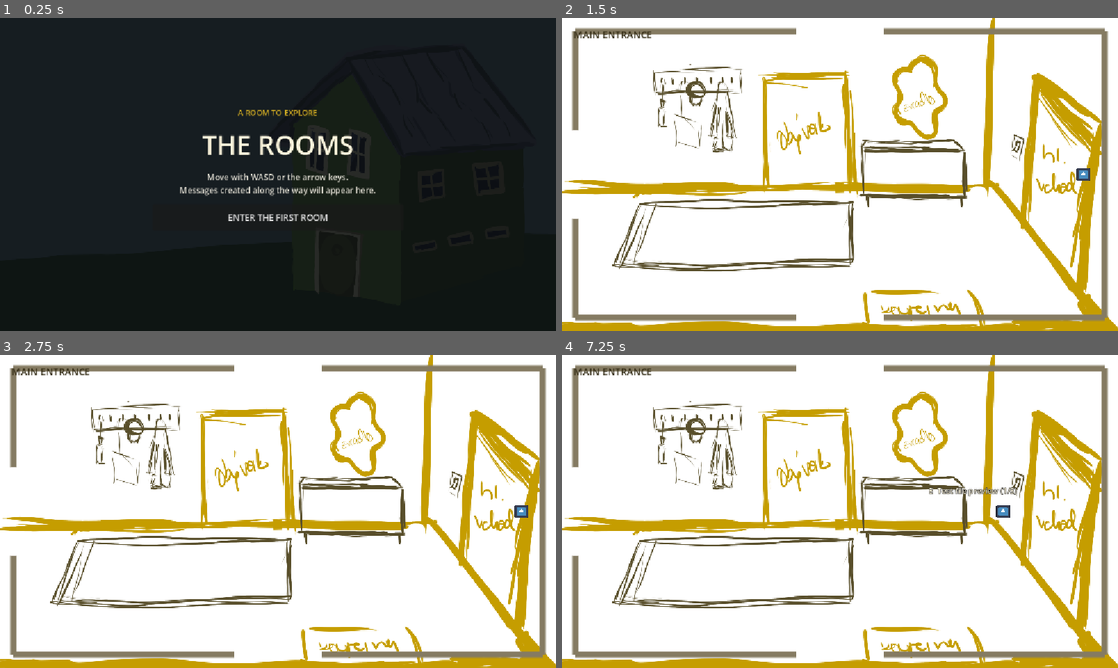
Above: before the commit, frames 1-4 (two rows, left to right).
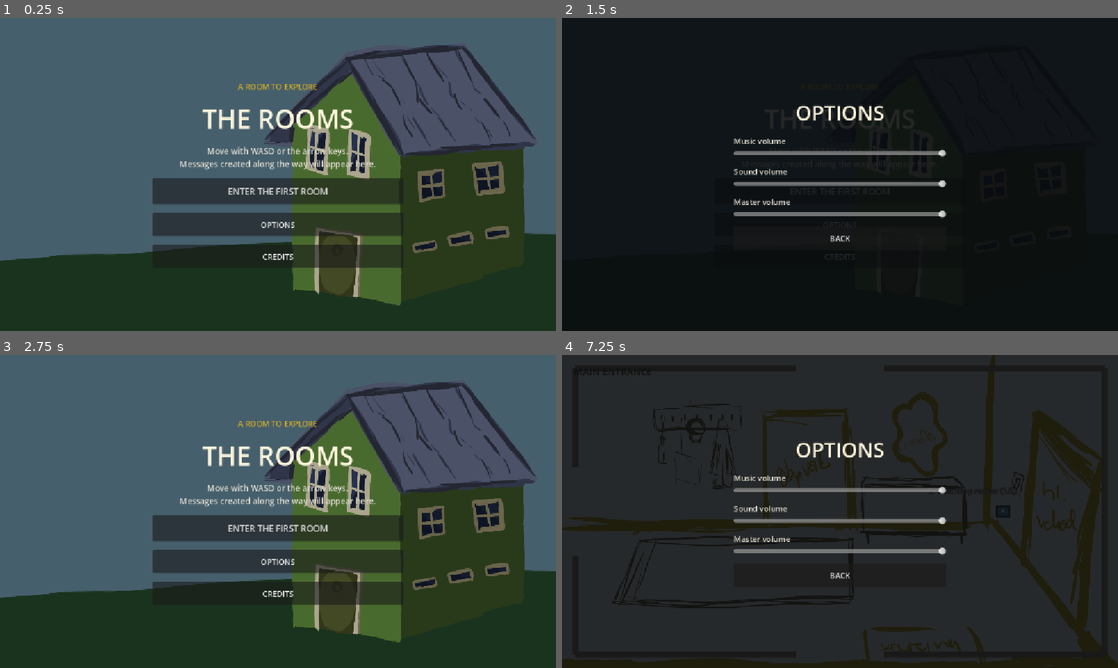
Above: after the commit, the same moments.

Repository: Sprotex/bechyne-game-jam-2026
Game: Godot game, scene res://scenes/root.tscn
Two runs of this game, one before a commit and one after it. Both use one fixed random seed, a clock stepped at 60 frames per second and the inputs below. The engine's default icon, where the game draws it, is replaced by a stand-in: a white triangle on a blue panel in a dark square. Sound files missing from this copy of the repository are replaced by a short silence.
Inputs (mouse positions are in pixels of both pictures, inside the frame that each line leads up to):
- Up to frame 1 (0.25 s): no input
- Up to frame 2 (1.5 s): click (840, 224) at 0.5 s, where only the run after the commit has a clickable "OPTIONS"; click (840, 255) at 1.25 s, where only the run after the commit has a clickable "CREDITS"
- Up to frame 3 (2.75 s): click (278, 574) at 2 s, where only the run after the commit has a clickable "BACK"
- Up to frame 4 (7.25 s): click (840, 527) at 2.75 s, where only the run after the commit has a clickable "ENTER THE FIRST ROOM"; tap Enter at 3.5, 5.75 s; hold D (move_right) 3.53-4.28 s; hold E (interact) 3.53-4.28 s; tap Space at 4.25 s; hold S (move_down) 4.28-5.03 s; tap E (interact) at 4.35, 5.85 s; hold D (move_right) 5.03-5.78 s; hold E (interact) 5.03-5.78 s; hold W (move_up) 5.78-6.53 s; hold A (move_left) from 6.53 s (still down); hold E (interact) from 6.53 s (still down); tap Escape at 7.15 s

The runs differ from the first frame. In frame 1, 97% of the frame differs, in the area x 0-100%, y 0-100%; in frame 2, 100%; in frame 3, 100%; in frame 4, 100%.

Commit message:
Add options and credits screens

Diff:
--- /dev/null
+++ b/default_bus_layout.tres
@@ -0,0 +1,21 @@
+[gd_resource type="AudioBusLayout" format=3]
+
+[resource]
+bus/0/name = &"Master"
+bus/0/solo = false
+bus/0/mute = false
+bus/0/bypass_fx = false
+bus/0/volume_db = 0.0
+bus/0/send = &""
+bus/1/name = &"Music"
+bus/1/solo = false
+bus/1/mute = false
+bus/1/bypass_fx = false
+bus/1/volume_db = 0.0
+bus/1/send = &"Master"
+bus/2/name = &"Sound"
+bus/2/solo = false
+bus/2/mute = false
+bus/2/bypass_fx = false
+bus/2/volume_db = 0.0
+bus/2/send = &"Master"
--- a/project.godot
+++ b/project.godot
@@ -14,6 +14,7 @@
 run/main_scene="uid://tio5tmw76tye"
 config/features=PackedStringArray("4.7", "GL Compatibility")
 config/icon="res://icon.svg"
+audio/default_bus_layout="res://default_bus_layout.tres"
 
 [autoload]
 
--- /dev/null
+++ b/scenes/credits.gd
@@ -0,0 +1,7 @@
+extends Control
+
+signal back_pressed
+
+
+func _on_back_pressed() -> void:
+	back_pressed.emit()
--- /dev/null
+++ b/scenes/credits.tscn
@@ -0,0 +1,101 @@
+[gd_scene format=3 uid="uid://bxswq87ohgxo7"]
+
+[ext_resource type="Script" uid="uid://cfnrkyl8l7aqe" path="res://scenes/credits.gd" id="1"]
+
+[node name="Credits" type="Control" unique_id=1922759297]
+layout_mode = 3
+anchors_preset = 15
+anchor_right = 1.0
+anchor_bottom = 1.0
+grow_horizontal = 2
+grow_vertical = 2
+script = ExtResource("1")
+
+[node name="Shade" type="ColorRect" parent="." unique_id=1568422929]
+layout_mode = 0
+anchor_right = 1.0
+anchor_bottom = 1.0
+grow_horizontal = 2
+grow_vertical = 2
+color = Color(0.035, 0.045, 0.055, 0.88)
+
+[node name="Title" type="Label" parent="." unique_id=603801952]
+layout_mode = 0
+offset_left = 420.0
+offset_top = 42.0
+offset_right = 732.0
+offset_bottom = 96.0
+theme_override_colors/font_color = Color(1, 0.973, 0.875, 1)
+theme_override_font_sizes/font_size = 42
+text = "CREDITS"
+horizontal_alignment = 1
+
+[node name="Ondrej" type="Label" parent="." unique_id=115637845]
+layout_mode = 0
+offset_left = 102.0
+offset_top = 168.0
+offset_right = 442.0
+offset_bottom = 208.0
+rotation = -0.045
+theme_override_colors/font_color = Color(1, 0.973, 0.875, 1)
+theme_override_font_sizes/font_size = 28
+text = "Ondřej Černý"
+
+[node name="OndrejRole" type="Label" parent="." unique_id=977924631]
+layout_mode = 0
+offset_left = 118.0
+offset_top = 210.0
+offset_right = 460.0
+offset_bottom = 240.0
+rotation = -0.025
+text = "něco na projektu dělal"
+
+[node name="Vit" type="Label" parent="." unique_id=2031805615]
+layout_mode = 0
+offset_left = 628.0
+offset_top = 270.0
+offset_right = 930.0
+offset_bottom = 310.0
+rotation = 0.055
+theme_override_colors/font_color = Color(1, 0.973, 0.875, 1)
+theme_override_font_sizes/font_size = 28
+text = "Vít Dolanský"
+
+[node name="VitRole" type="Label" parent="." unique_id=1391565023]
+layout_mode = 0
+offset_left = 646.0
+offset_top = 312.0
+offset_right = 972.0
+offset_bottom = 342.0
+rotation = 0.035
+text = "něco na projektu dělal"
+
+[node name="Valentyna" type="Label" parent="." unique_id=1516276881]
+layout_mode = 0
+offset_left = 232.0
+offset_top = 446.0
+offset_right = 624.0
+offset_bottom = 486.0
+rotation = -0.035
+theme_override_colors/font_color = Color(1, 0.973, 0.875, 1)
+theme_override_font_sizes/font_size = 28
+text = "Valentýna Majerová"
+
+[node name="ValentynaRole" type="Label" parent="." unique_id=1638573118]
+layout_mode = 0
+offset_left = 250.0
+offset_top = 488.0
+offset_right = 590.0
+offset_bottom = 518.0
+rotation = -0.02
+text = "něco na projektu dělala"
+
+[node name="Back" type="Button" parent="." unique_id=2026958159]
+layout_mode = 0
+offset_left = 500.0
+offset_top = 562.0
+offset_right = 652.0
+offset_bottom = 610.0
+text = "BACK"
+
+[connection signal="pressed" from="Back" to="." method="_on_back_pressed"]
--- /dev/null
+++ b/scenes/options.tscn
@@ -0,0 +1,6 @@
+[gd_scene load_steps=2 format=3]
+
+[ext_resource type="Script" path="res://scripts/options_screen.gd" id="1"]
+
+[node name="Options" type="Control"]
+script = ExtResource("1")
--- a/scripts/audio_manager.gd
+++ b/scripts/audio_manager.gd
@@ -48,6 +48,7 @@
 
 	music_player = AudioStreamPlayer.new()
 	music_player.stream = music
+	music_player.bus = &"Music"
 	music_player.finished.connect(_on_music_finished)
 	add_child(music_player)
 	music_player.play()
--- a/scripts/event_bus.gd
+++ b/scripts/event_bus.gd
@@ -7,7 +7,7 @@
 func request_audio(
 		sound_id: StringName,
 		volume_db: float = 0.0,
-		bus: StringName = &"Master"
+		bus: StringName = &"Sound"
 ) -> void:
 	if sound_id.is_empty():
 		return
--- a/scripts/level.gd
+++ b/scripts/level.gd
@@ -1,4 +1,6 @@
 extends Node2D
+
+const OPTIONS_SCENE := preload("res://scenes/options.tscn")
 
 @export var main_entrance_scene: PackedScene
 @export var west_room_scene: PackedScene
@@ -22,6 +24,7 @@
 var current_room := "entrance"
 var transition_locked := false
 var room_instance: Node2D
+var options_screen: Control
 
 
 func _ready() -> void:
@@ -33,8 +36,22 @@
 		"living_room": living_room_scene,
 	}
 	_load_room(current_room)
+	options_screen = OPTIONS_SCENE.instantiate()
+	options_screen.hide()
+	options_screen.connect("back_pressed", _close_options)
+	$HUD.add_child(options_screen)
 	$Player/Movement.global_position = START_POSITION
 	_update_room_label()
+
+
+func _unhandled_key_input(event: InputEvent) -> void:
+	if event is InputEventKey and event.pressed and not event.echo and event.keycode == KEY_ESCAPE:
+		options_screen.visible = not options_screen.visible
+		get_viewport().set_input_as_handled()
+
+
+func _close_options() -> void:
+	options_screen.hide()
 
 
 func _physics_process(_delta: float) -> void:
--- /dev/null
+++ b/scripts/options_screen.gd
@@ -0,0 +1,56 @@
+extends Control
+
+signal back_pressed
+
+
+func _ready() -> void:
+	set_anchors_and_offsets_preset(Control.PRESET_FULL_RECT)
+	var shade := ColorRect.new()
+	shade.color = Color(0.035, 0.045, 0.055, 0.88)
+	shade.set_anchors_and_offsets_preset(Control.PRESET_FULL_RECT)
+	add_child(shade)
+
+	var center := CenterContainer.new()
+	center.set_anchors_and_offsets_preset(Control.PRESET_FULL_RECT)
+	add_child(center)
+	var panel := VBoxContainer.new()
+	panel.custom_minimum_size = Vector2(440, 0)
+	panel.add_theme_constant_override("separation", 18)
+	center.add_child(panel)
+
+	var title := Label.new()
+	title.text = "OPTIONS"
+	title.horizontal_alignment = HORIZONTAL_ALIGNMENT_CENTER
+	title.add_theme_color_override("font_color", Color("#fff8df"))
+	title.add_theme_font_size_override("font_size", 42)
+	panel.add_child(title)
+	_add_volume_control(panel, "Music volume", &"Music")
+	_add_volume_control(panel, "Sound volume", &"Sound")
+	_add_volume_control(panel, "Master volume", &"Master")
+
+	var back := Button.new()
+	back.text = "BACK"
+	back.custom_minimum_size = Vector2(0, 48)
+	back.pressed.connect(func(): back_pressed.emit())
+	panel.add_child(back)
+
+
+func _add_volume_control(parent: VBoxContainer, label_text: String, bus_name: StringName) -> void:
+	var row := VBoxContainer.new()
+	row.add_theme_constant_override("separation", 6)
+	parent.add_child(row)
+	var label := Label.new()
+	label.text = label_text
+	label.add_theme_color_override("font_color", Color("#e1ded3"))
+	row.add_child(label)
+	var slider := HSlider.new()
+	slider.min_value = 0.0
+	slider.max_value = 1.0
+	slider.step = 0.01
+	slider.value = AudioServer.get_bus_volume_linear(AudioServer.get_bus_index(bus_name))
+	slider.value_changed.connect(_set_bus_volume.bind(bus_name))
+	row.add_child(slider)
+
+
+func _set_bus_volume(value: float, bus_name: StringName) -> void:
+	AudioServer.set_bus_volume_linear(AudioServer.get_bus_index(bus_name), value)
--- a/scripts/root.gd
+++ b/scripts/root.gd
@@ -2,10 +2,23 @@
 
 const LEVEL_SCENE := "res://scenes/level.tscn"
 const DOMECEK := preload("res://assets/gfx/domecek.png")
+const OPTIONS_SCENE := preload("res://scenes/options.tscn")
+const CREDITS_SCENE := preload("res://scenes/credits.tscn")
+
+var options_screen: Control
+var credits_screen: Control
 
 
 func _ready() -> void:
 	_build_menu()
+	options_screen = OPTIONS_SCENE.instantiate()
+	options_screen.hide()
+	options_screen.connect("back_pressed", _close_screens)
+	$HUD.add_child(options_screen)
+	credits_screen = CREDITS_SCENE.instantiate()
+	credits_screen.hide()
+	credits_screen.connect("back_pressed", _close_screens)
+	$HUD.add_child(credits_screen)
 
 
 func _build_menu() -> void:
@@ -14,11 +27,10 @@
 	background.set_anchors_and_offsets_preset(Control.PRESET_FULL_RECT)
 	background.expand_mode = TextureRect.EXPAND_IGNORE_SIZE
 	background.stretch_mode = TextureRect.STRETCH_SCALE
-	background.modulate = Color(0.42, 0.42, 0.42, 1.0)
 	$HUD.add_child(background)
 
 	var shade := ColorRect.new()
-	shade.color = Color(0.055, 0.07, 0.08, 0.72)
+	shade.color = Color(0.055, 0.07, 0.08, 0.35)
 	shade.set_anchors_and_offsets_preset(Control.PRESET_FULL_RECT)
 	$HUD.add_child(shade)
 
@@ -59,6 +71,33 @@
 	start.pressed.connect(_start_game)
 	menu.add_child(start)
 
+	var options := Button.new()
+	options.text = "OPTIONS"
+	options.custom_minimum_size = Vector2(0, 48)
+	options.pressed.connect(_open_options)
+	menu.add_child(options)
+
+	var credits := Button.new()
+	credits.text = "CREDITS"
+	credits.custom_minimum_size = Vector2(0, 48)
+	credits.pressed.connect(_open_credits)
+	menu.add_child(credits)
+
+
+func _open_options() -> void:
+	credits_screen.hide()
+	options_screen.show()
+
+
+func _open_credits() -> void:
+	options_screen.hide()
+	credits_screen.show()
+
+
+func _close_screens() -> void:
+	options_screen.hide()
+	credits_screen.hide()
+
 
 func _start_game() -> void:
 	_enter_game()
Not shown, added: scenes/credits.gd.uid
Not shown, added: scripts/options_screen.gd.uid
